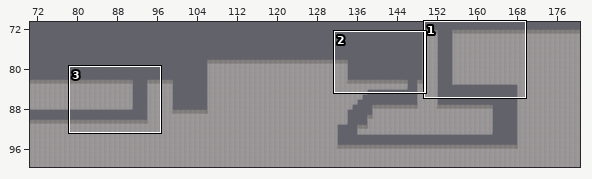
Tiled map (JSON) -- assets/maps/map_0.json. The first picture is a wide view before the edit; the outline marks the close-up.
Close-up. The starting point:
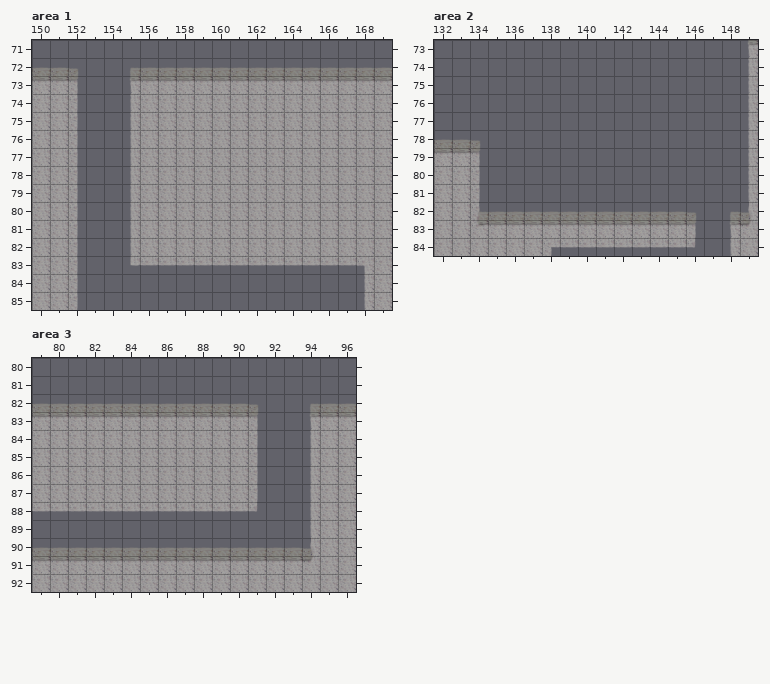
Cells are 64x64 px. Shown: area 1 x 150..169, y 71..85; area 2 x 132..149, y 73..84; area 3 x 79..96, y 80..92. The commit also changed other parts of the map, which this record leaves out. Tiles whose own drawing changed are shown in their newer look in all pictures.
Now the later version:
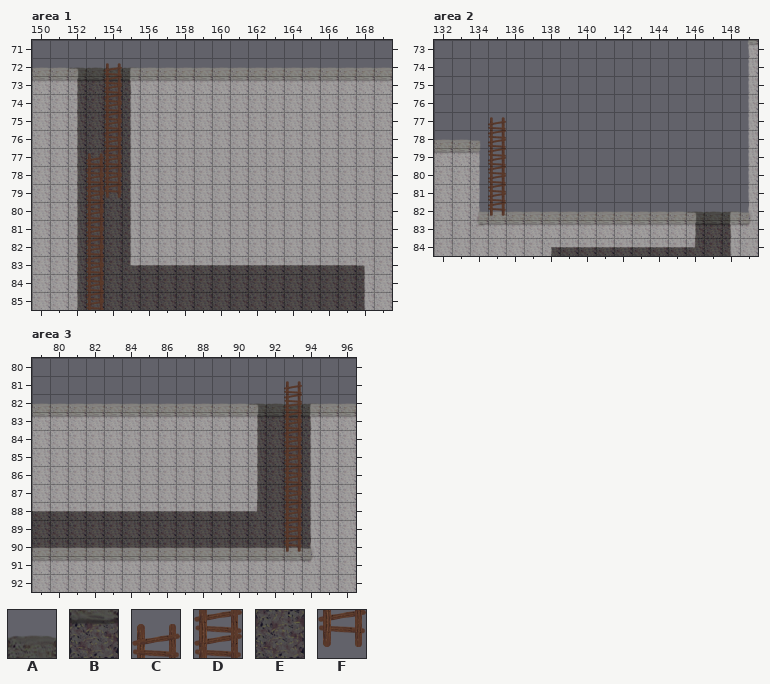
Key: from "vindicta_platforms": A 19, B 30, C 38, D 49, E 52, F 60.
_ is an empty cell.
Tiles of an added or newly shown layer are drawn over the layers below it.
The edit:
Layer "Grotte" (added), area 1:
The edit adds tile A in row 72 at x 152 to 155.
The edit adds tile B in row 73 at x 152 to 155.
The edit adds tile E in rows 74 to 82 at x 152 to 155; in rows 83 to 85 at x 152 to 168.
Layer "StaticObjects" (added), area 1:
The edit adds tile C in row 72 at x 154; in row 77 at x 153.
The edit adds tile D in rows 73 to 77 at x 154; in row 78 at x 153 to 154; in rows 79 to 85 at x 153.
The edit adds tile F in row 79 at x 154.
Layer "Grotte" (added), area 2:
The edit adds tile A in row 82 at x 146 to 148.
The edit adds tile B in row 83 at x 146 to 148.
The edit adds tile E in row 84 at x 138 to 148.
Layer "StaticObjects" (added), area 2:
The edit adds tile C in row 77 at x 135.
The edit adds tile D in rows 78 to 81 at x 135.
The edit adds tile F in row 82 at x 135.
Layer "Grotte" (added), area 3:
The edit adds tile A in row 82 at x 91 to 94.
The edit adds tile B in row 83 at x 91 to 94.
The edit adds tile E in rows 84 to 87 at x 91 to 94; in rows 88 to 90 at x 79 to 94.
Layer "StaticObjects" (added), area 3:
The edit adds tile C in row 81 at x 93.
The edit adds tile D in rows 82 to 89 at x 93.
The edit adds tile F in row 90 at x 93.
Boxes around the changes in both close-ups, in picture pixels (x1, y1, x2, y2):
added: (68, 63, 365, 310)
added: (488, 117, 506, 216)
added: (551, 211, 736, 256)
added: (32, 381, 316, 552)
